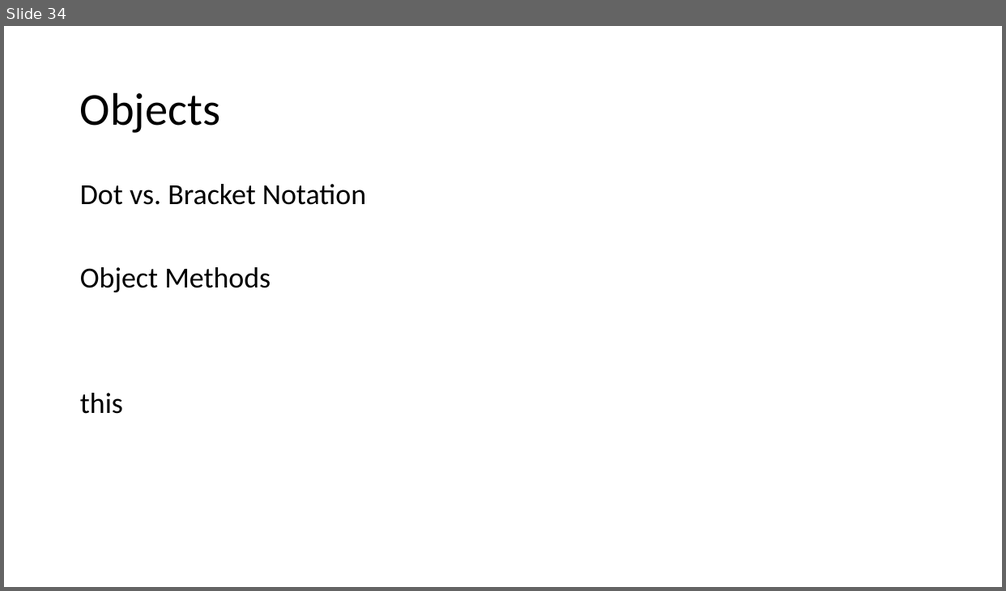
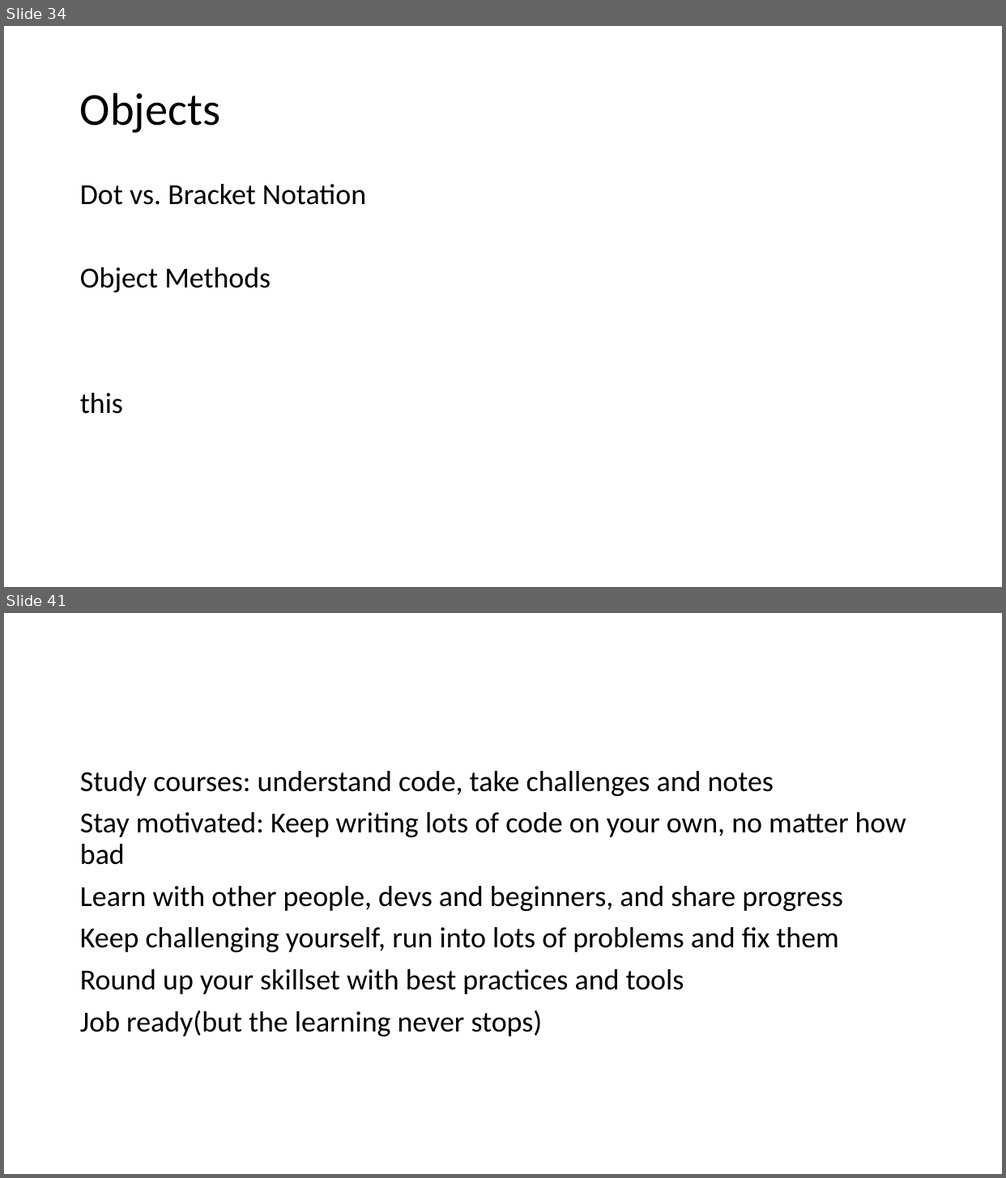
Before and after one commit to PiyushChaturvedii/Batch05, a slide deck: JavaScript.pptx. Shown one above the other, each under a label of ours: slide 34 before the commit, slides 34 and 41 after it; the slides between them are not shown. The pictures are 1006x591 and 1006x1178 pixels, drawn with LibreOffice and Linux fonts; fonts in the diff are those of the drawing. Boxes give left, top, right and bottom in pixels: in the first picture for what was removed or moved away, otherwise in the second. Text is boxed around its words. In the diff, an @@ line names an element or a change of style, - is before the commit and + after.

```diff
--- a/JavaScript.pptx
+++ b/JavaScript.pptx
@@ slide 41 added at (4,613,1002,1174), background #FFFFFF @@
@@ text added at (80,771,906,1037), 28 pt, text #000000 @@
+Study courses: understand code, take challenges and notes
+Stay motivated: Keep writing lots of code on your own, no matter how bad
+Learn with other people, devs and beginners, and share progress
+Keep challenging yourself, run into lots of problems and fix them
+Round up your skillset with best practices and tools
+Job ready(but the learning never stops)
```
Also in this commit, not shown: 1 slide changed, 6 other slides added, 9 other files.
